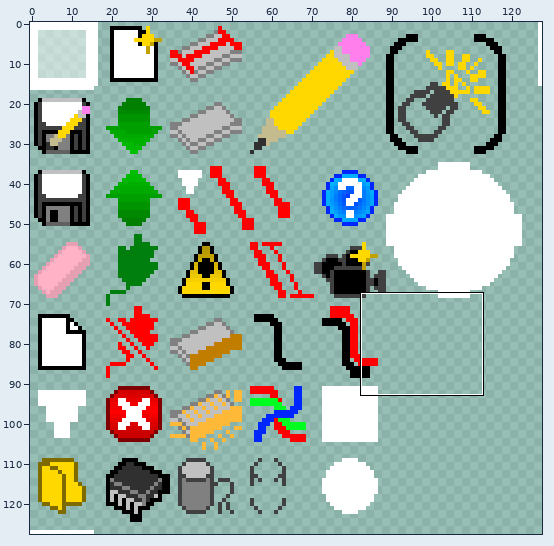
A sprite sheet gets an edit: Assets/Sprites/sprites.png. Above, an overview of the earlier version with the close-up marked.
Close-up. Earlier state:
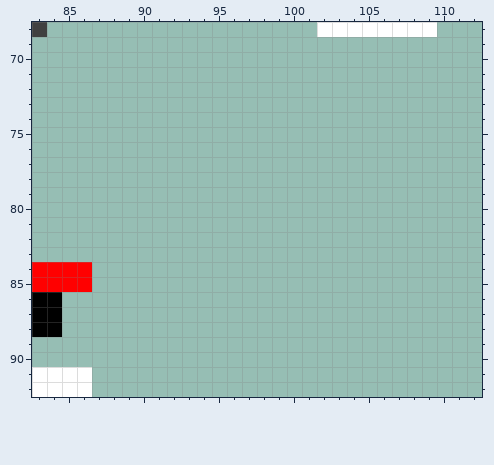
The file is 128x128 pixels. Colours within 5 levels of each other are drawn and written as one. Shown: x 83..112, y 68..92.
And afterwards:
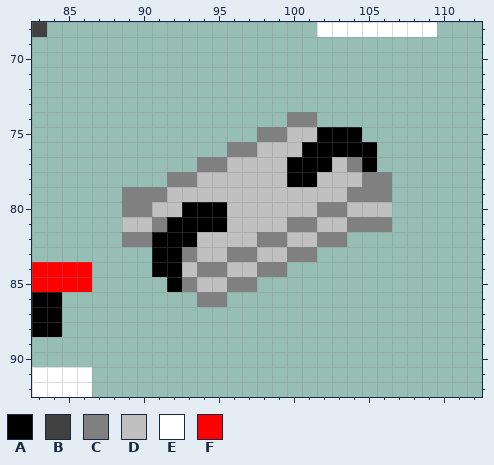
Palette (. is transparent): A #000000  B #404040  C #808080  D #c0c0c0  E #ffffff  F #ff0000
Changes in this commit:
y 74: x 100..101 .. -> CC
y 75: x 98..104 ....... -> CCDDAAA
y 76: x 96..105 .......... -> CCDDDAAAAA
y 77: x 94..105 ............ -> CCDDDDAAADCA
y 78: x 92..106 ............... -> CCDDDDDDAADDDCC
y 79: x 89..106 .................. -> CCCDDDDDDDDDDDDCCC
y 80: x 89..106 .................. -> CCDDAAADDDDDDCCDDD
y 81: x 89..106 .................. -> DDCAAAADDDDCCDDCCC
y 82: x 89..103 ............... -> CCAAADDDDCCDDCC
y 83: x 91..101 ........... -> AACDDCCDDCC
y 84: x 91..99 ......... -> AADCCDDCC
y 85: x 92..97 ...... -> ACDDCC
y 86: x 94..95 .. -> CC
